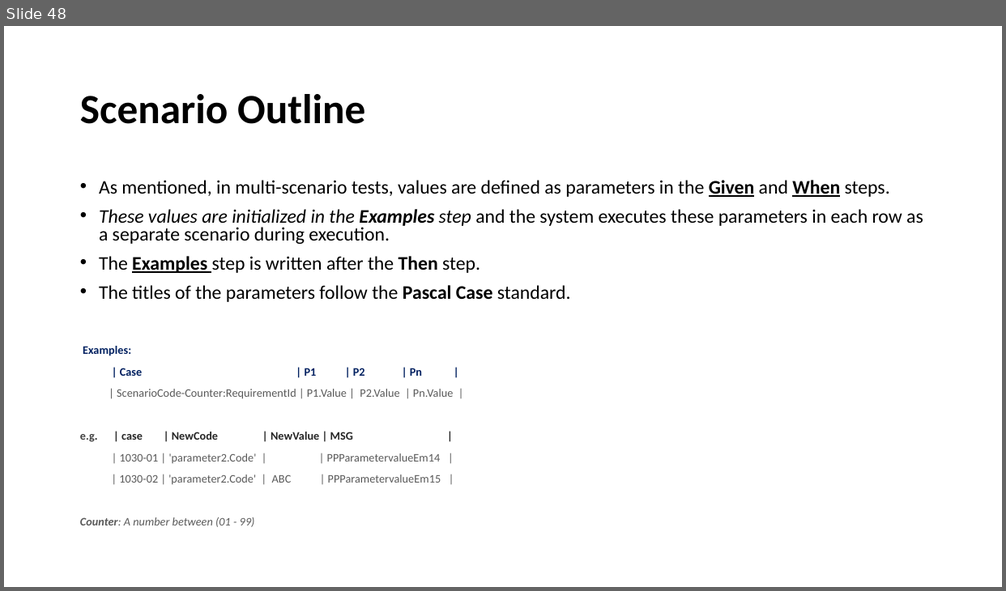
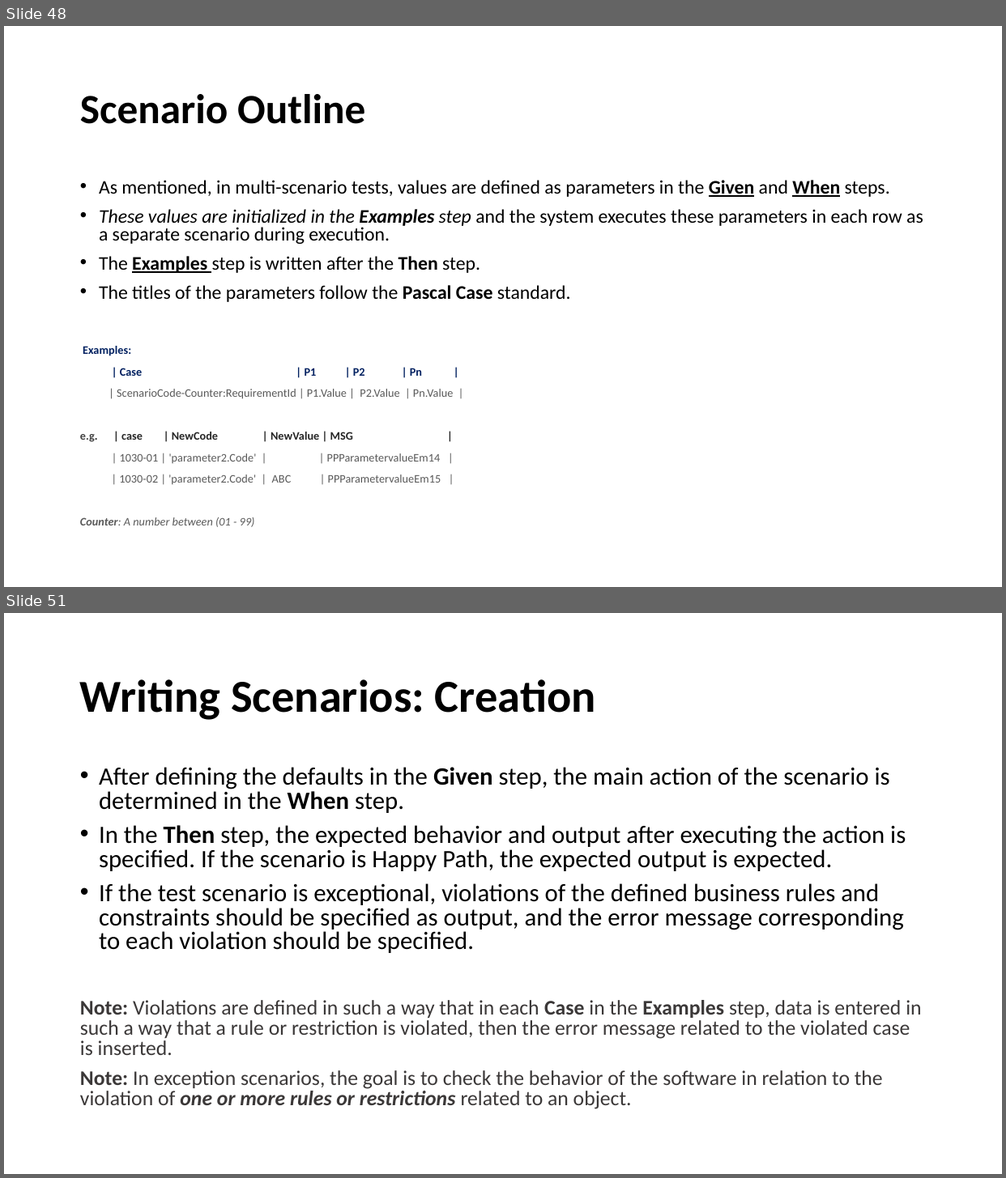
Before and after one commit to fmontazeri/Knowledeg, a slide deck: Gherkin.pptx. Shown one above the other, each under a label of ours: slide 48 before the commit, slides 48 and 51 after it; the slides between them are not shown. The pictures are 1006x591 and 1006x1178 pixels, drawn with LibreOffice and Linux fonts; fonts in the diff are those of the drawing. Boxes give left, top, right and bottom in pixels: in the first picture for what was removed or moved away, otherwise in the second. Text is boxed around its words. In the diff, an @@ line names an element or a change of style, - is before the commit and + after.

Commit message:
how to write scenarios

```diff
--- a/Gherkin.pptx
+++ b/Gherkin.pptx
@@ slide 51 added at (4, 613, 1002, 1174), background #FFFFFF @@
@@ title added at (80, 679, 596, 720), 44 pt, text #000000, bold @@
+Writing Scenarios: Creation
@@ text added at (80, 767, 921, 1110), 24 pt, text #000000 @@
+• After defining the defaults in the Given step, the main action of the scenario is determined in the When step.
+• In the Then step, the expected behavior and output after executing the action is specified. If the scenario is Happy Path, the expected output is expected.
+• If the test scenario is exceptional, violations of the defined business rules and constraints should be specified as output, and the error message corresponding to each violation should be specified.
+Note: Violations are defined in such a way that in each Case in the Examples step, data is entered in such a way that a rule or restriction is violated, then the error message related to the violated case is inserted.
+Note: In exception scenarios, the goal is to check the behavior of the software in relation to the violation of one or more rules or restrictions related to an object.
```
Also in this commit, not shown: 2 slides changed, 4 other slides added.
